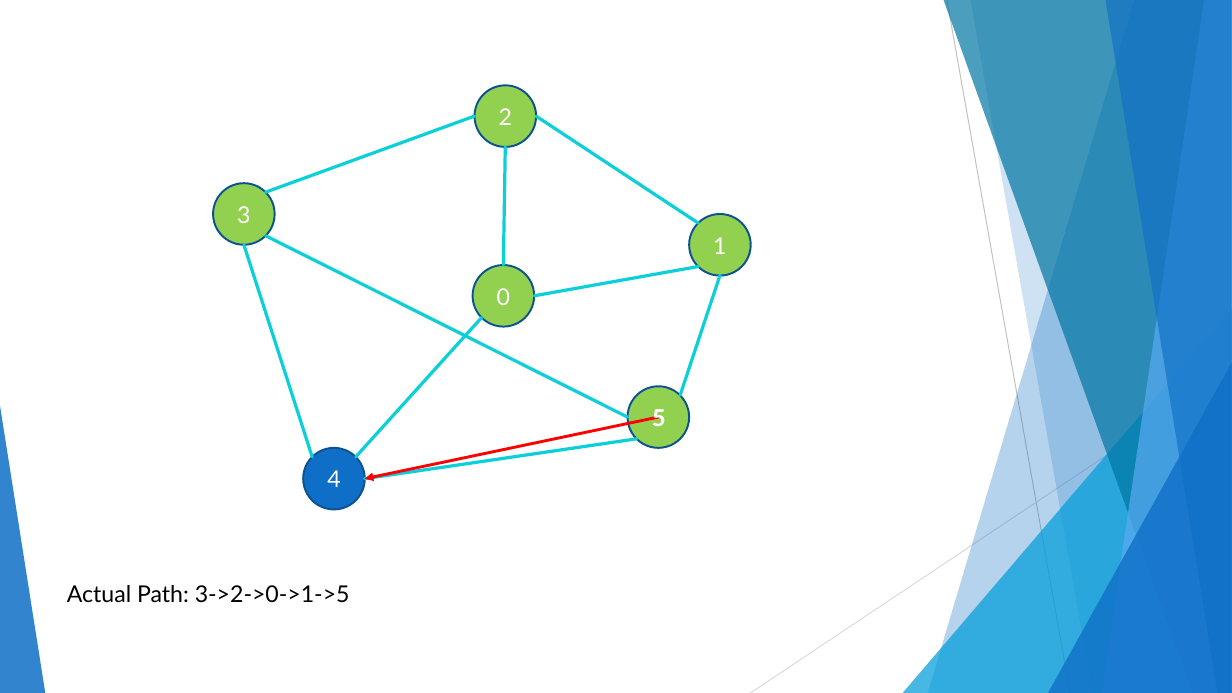
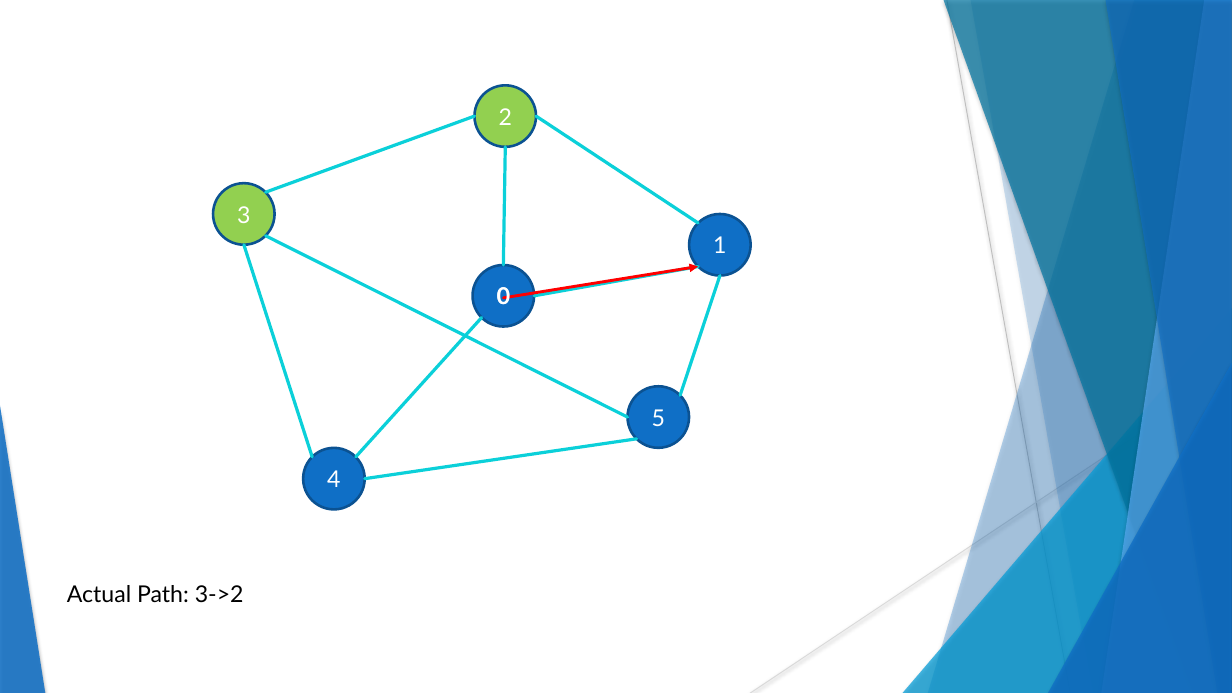
Before and after one commit to Spleentery/DA_TSP_Project-2, a slide deck: slide 19 of docs/Project 2.pptx. Drawn at 1232x693 pixels with LibreOffice and Linux fonts; fonts in the diff are those of the drawing. Boxes give left, top, right and bottom in pixels: in the first picture for what was removed or moved away, otherwise in the second. Text is boxed around its words. In the diff, an @@ line names an element or a change of style, - is before the commit and + after.

```diff
--- a/docs/Project 2.pptx
+++ b/docs/Project 2.pptx
@@ freeform shape at box(970, 0, 1232, 693): shadow on; outline redrawn @@
@@ fill #92D050 to #0F6FC6; outline #0B5292 1.5 pt to #0B5292 2 pt in 3 elements at box(628, 386, 689, 448), box(689, 214, 751, 276), box(472, 265, 534, 327) @@
@@ freeform shape added at box(504, 266, 699, 298), outline #FF0000 2.25 pt @@
@@ text added at box(497, 287, 510, 305), 18 pt, text #FFFFFF, bold @@
+0
@@ shadow on in 7 elements at box(928, 0, 1232, 693), box(903, 308, 1232, 693), box(944, 0, 1232, 693), box(1102, 0, 1232, 693), box(1105, 0, 1232, 693), box(1048, 363, 1232, 693), box(0, 406, 45, 693) @@
@@ arrow removed from (658, 417) to (365, 479) @@
@@ text removed at box(652, 409, 665, 427) @@
-5
@@ ellipse "4" at box(303, 448, 365, 510): outline #0B5292 1.5 pt to #0B5292 2 pt @@
@@ text at box(67, 585, 244, 603): text changed @@
-Actual Path: 3->2->0->1->5
+Actual Path: 3->2
```
Also in this commit, not shown: 22 other slides changed, 6 slides added, 1 slide removed, 3 other files.
